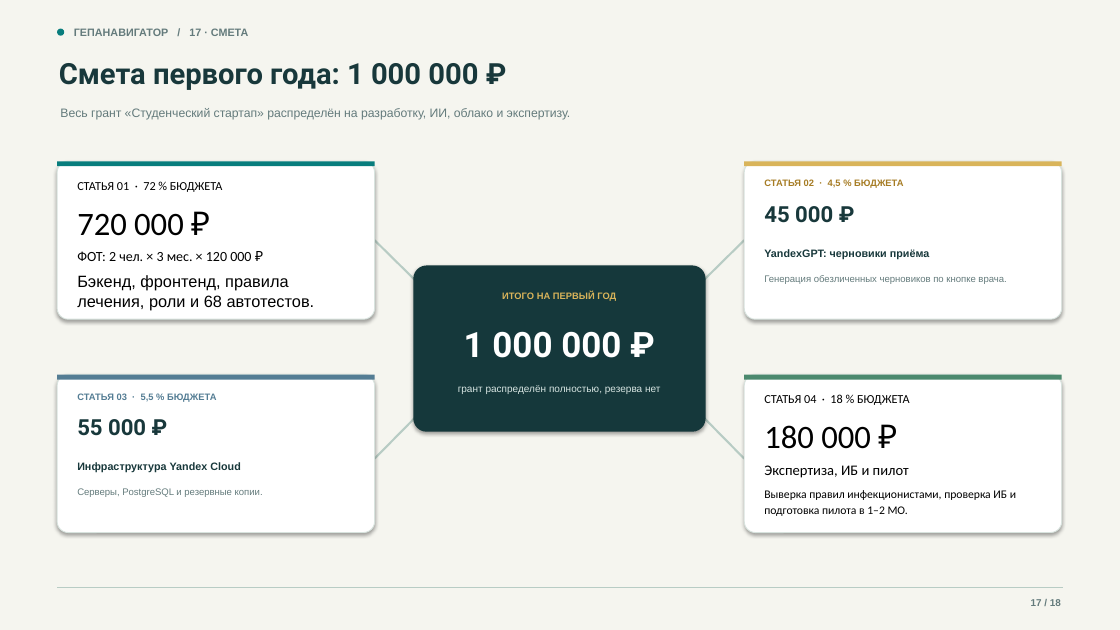
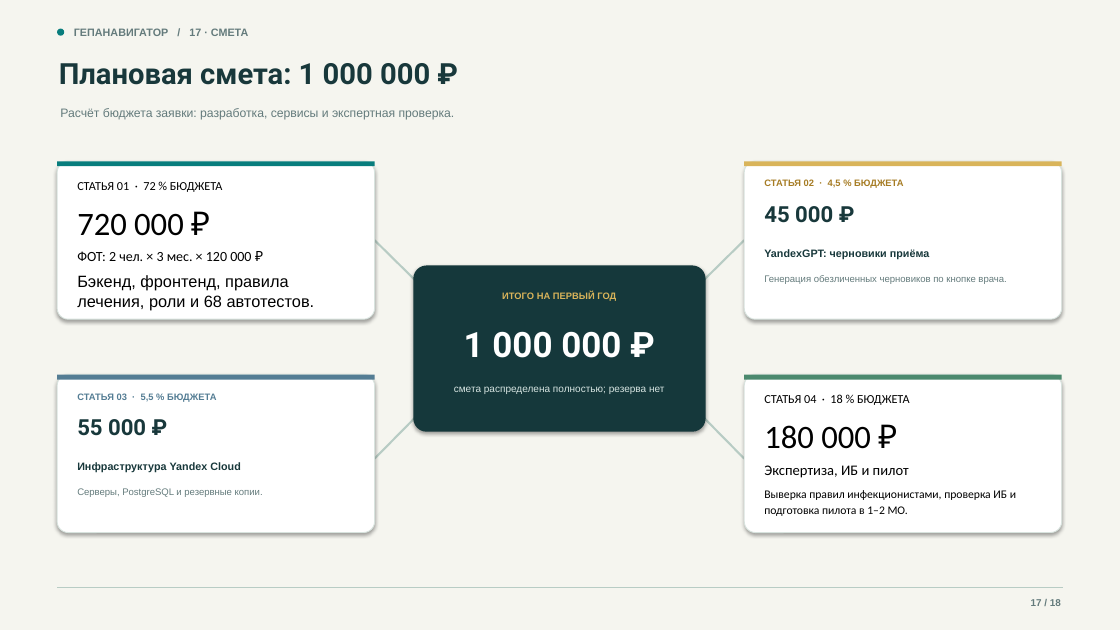
Before and after one commit to devenportg/GepaNavigator, a slide deck: slide 17 of deliverables/GepaNavigator_release.pptx. Drawn at 1120x630 pixels with LibreOffice and Linux fonts; fonts in the diff are those of the drawing. Boxes give left, top, right and bottom in pixels: in the first picture for what was removed or moved away, otherwise in the second. Text is boxed around its words. In the diff, an @@ line names an element or a change of style, - is before the commit and + after.

```diff
--- a/deliverables/GepaNavigator_release.pptx
+++ b/deliverables/GepaNavigator_release.pptx
@@ text at <box>59,63,430,85</box>: text changed @@
-Смета первого года: 1 000 000 ₽
+Плановая смета: 1 000 000 ₽
@@ text at <box>60,108,455,120</box>: text changed @@
-Весь грант «Студенческий стартап» распределён на разработку, ИИ, облако и экспертизу.
+Расчёт бюджета заявки: разработка, сервисы и экспертная проверка.
@@ text at <box>454,386,664,394</box>: text changed @@
-грант распределён полностью, резерва нет
+смета распределена полностью; резерва нет
```
Also in this commit, not shown: 10 other slides changed, 9 other files.
